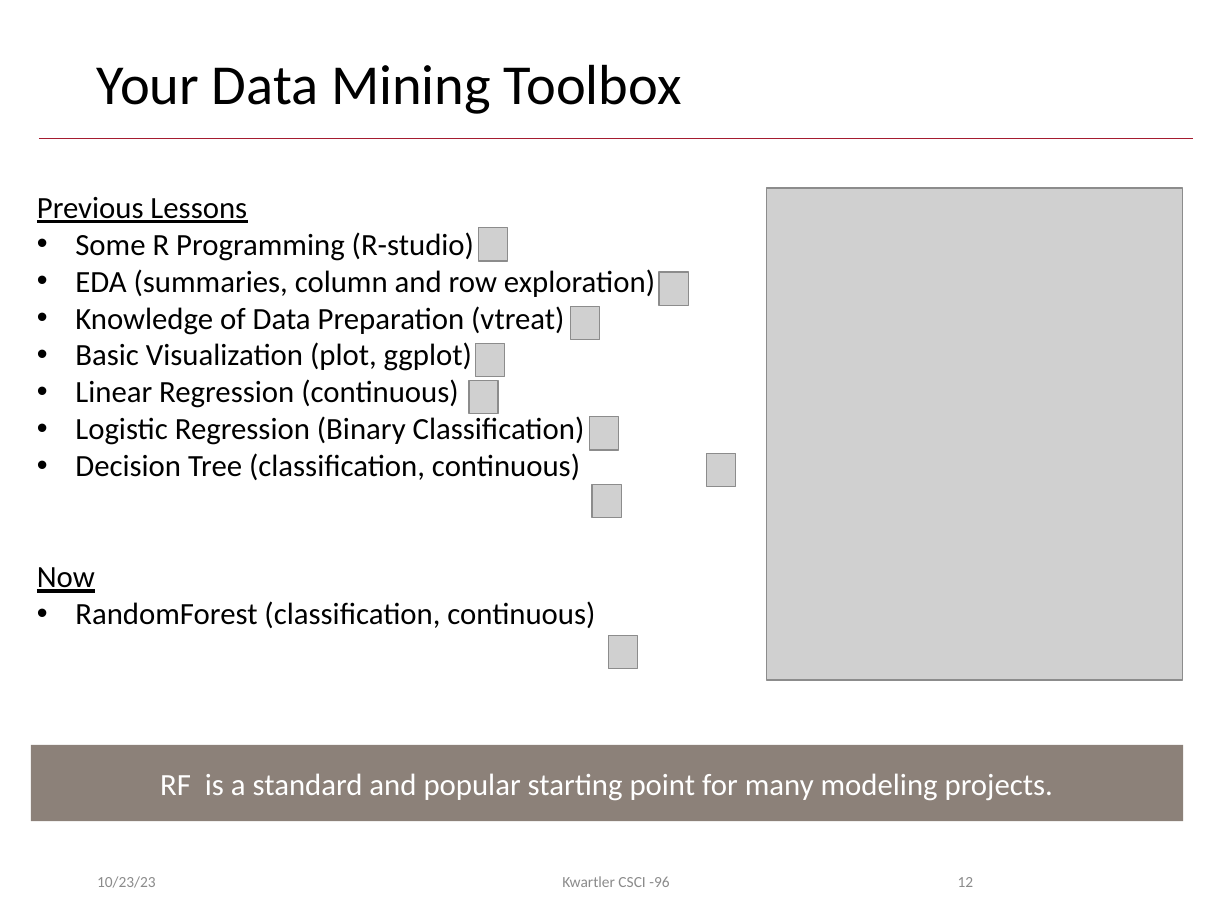
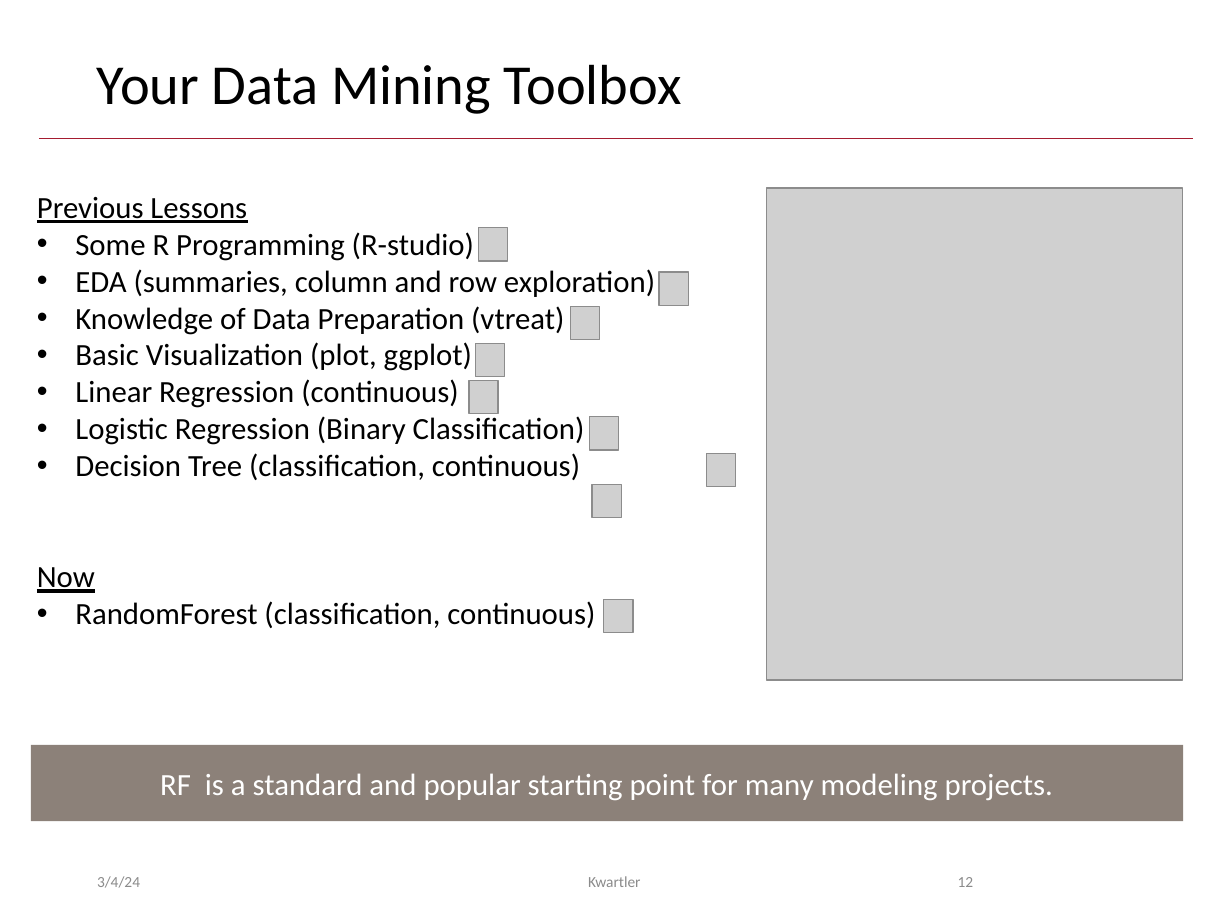
Before and after one commit to kwartler/Harvard_DataMining_Business_Student, a slide deck: slide 12 of Lessons/F_Tree_RF/C_RandomForests.pptx. Drawn at 1232x924 pixels with LibreOffice and Linux fonts; fonts in the diff are those of the drawing; grey boxes stand for pictures; background and template pictures are left out. Boxes give left, top, right and bottom in pixels: in the first picture for what was removed or moved away, otherwise in the second. Text is boxed around its words. In the diff, an @@ line names an element or a change of style, - is before the commit and + after.

Commit message:
move pptx

```diff
--- a/Lessons/F_Tree_RF/C_RandomForests.pptx
+++ b/Lessons/F_Tree_RF/C_RandomForests.pptx
@@ picture: place and size @@
-picture at bbox=[609, 636, 638, 669]
+picture at bbox=[604, 599, 633, 632]
@@ text at bbox=[97, 876, 140, 888]: text changed @@
-10/23/23
+3/4/24
@@ text at bbox=[588, 876, 641, 887]: text changed @@
-Kwartler CSCI -96
+Kwartler
```
Also in this commit, not shown: 11 other slides changed, 1 other file.
